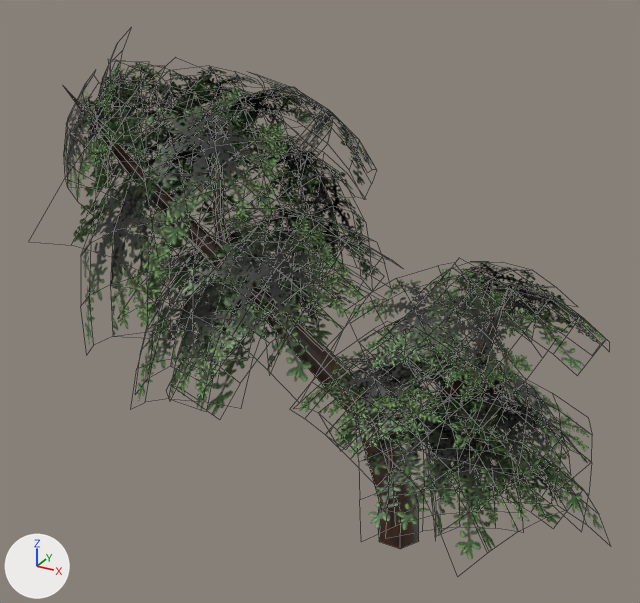
A saved change to the FBX model Assets/Models/Tree_01/Tree_01_Mid.fbx.
The view is the same before and after, from a camera (50 mm lens) standing at (3.49, -8.33, 7.12) and looking at (-1.03, -0.12, 3.02). The axes (+X, +Y, +Z) are drawn at lower left. The lights are the same throughout. Mesh edges are drawn as thin lines. Where no turn or scale is listed for an object, it has been applied to the vertices. Vertices at the same position are counted once.
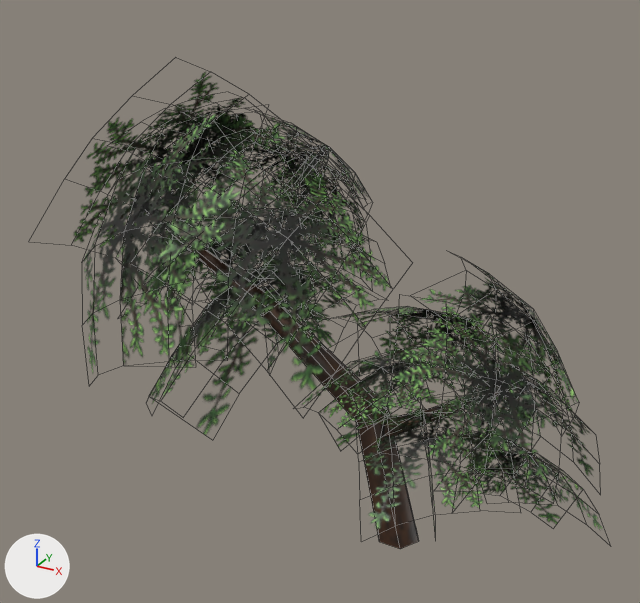
Changed parts and their boxes [x1, y1, x2, y2] in the pictures (640 x 603 px; the box of a moved part takes in the faces that stretch with it):
'polySurface106', reshaped (7% shorter): before [64, 45, 607, 559]; after [74, 72, 603, 549]
part 1 of me_mesh, moved or reshaped: before [82, 138, 203, 345]; after [84, 114, 240, 373]
part 2 of me_mesh, moved or reshaped: before [350, 269, 491, 370]; after [343, 306, 501, 374]
part 3 of me_mesh, moved or reshaped: before [432, 262, 566, 338]; after [421, 262, 578, 426]
part 4 of me_mesh, moved or reshaped: before [405, 332, 562, 463]; after [392, 304, 558, 501]
part 5 of me_mesh, moved or reshaped: before [468, 393, 578, 460]; after [443, 342, 593, 476]
part 6 of me_mesh, moved or reshaped: before [264, 79, 374, 185]; after [260, 113, 370, 214]
part 7 of me_mesh, moved or reshaped: before [170, 264, 328, 415]; after [150, 244, 347, 435]
part 8 of me_mesh, moved or reshaped: before [181, 206, 363, 381]; after [158, 150, 390, 391]
part 9 of me_mesh, deleted: before [64, 45, 607, 559]
part 10 of me_mesh, cut back: before [64, 87, 508, 549]; after [133, 198, 514, 549]

Diff of the bpy script that builds the scene:
```diff
--- a/Assets/Models/Tree_01/Tree_01_Mid.fbx.py
+++ b/Assets/Models/Tree_01/Tree_01_Mid.fbx.py
@@ me_mesh @@
 # used by ob_polysurface106; location = (0.0, 0.0, 0.0)
-me_mesh.from_pydata(...)  # 1113 vertices, 760 faces; spans x -4.38..2.56, y -2.15..1.99, z 0.0..5.93
+me_mesh.from_pydata(...)  # 566 vertices, 384 faces; spans x -4.17..2.56, y -2.14..1.93, z 0.0..5.73
+# me_mesh part 1: the loose piece of 30 vertices spanning x -4.19..-1.75, y -1.62..0.5, z 2.11..4.88 is scaled about its middle by 1.24, then moved by (0.31, 0.0, 0.0)
+# me_mesh part 2: the loose piece of 30 vertices spanning x -0.46..1.38, y -1.43..-0.01, z 2.78..3.75 is multiplied about its middle by the matrix ((0.863, 0.876, 0.451), (-0.792, 0.26, 1.011), (0.587, -0.939, 0.701)), then moved by (-0.16, 0.33, -0.32)
+# me_mesh part 3: the loose piece of 30 vertices spanning x 0.09..1.77, y -0.47..0.71, z 2.67..3.96 is multiplied about its middle by the matrix ((0.696, 1.393, 0.113), (-1.382, 0.679, 0.246), (0.183, -0.226, 1.435)), then moved by (0.21, -0.39, -0.29)
+# me_mesh part 4: the loose piece of 30 vertices spanning x -0.09..2.21, y -1.81..0.43, z 1.8..3.41 is multiplied about its middle by the matrix ((0.973, 0.199, 0.12), (-0.078, 0.765, -0.64), (-0.219, 0.613, 0.759))
+# me_mesh part 5: the loose piece of 30 vertices spanning x 0.32..2.03, y -0.75..1.05, z 1.18..2.26 is multiplied about its middle by the matrix ((1.289, -0.05, 0.001), (0.043, 1.115, 0.647), (-0.026, -0.647, 1.116)), then moved by (0.0, 0.0, 0.2)
+# me_mesh part 6: the loose piece of 30 vertices spanning x -2.56..-0.56, y -0.37..1.48, z 3.77..5.55 is moved by (0.0, -0.08, -0.37)
+# me_mesh part 7: the loose piece of 30 vertices spanning x -3.09..-0.9, y -1.63..1.15, z 1.27..3.4 is scaled about its middle by 1.26
+# me_mesh part 8: the loose piece of 30 vertices spanning x -2.52..-0.43, y -1.43..0.33, z 2.37..4.1 is multiplied about its middle by the matrix ((1.271, -0.11, 0.189), (0.102, 1.284, 0.062), (-0.193, -0.047, 1.275)), then moved by (0.0, 0.0, 0.31)
+# me_mesh part 9: 18 loose pieces with 523 vertices, spanning x -4.38..2.37, y -2.15..1.99, z 1.34..5.93, are deleted
+# me_mesh part 10
+# 26 vertices are removed from x -3.88..1.25, y -0.9..0.26, z 0.47..5.35
+# 42 faces are deleted
+# 2 vertices are added at (-3.44, -0.54, 4.09), (1.45, -0.44, 2.72)
+# 18 new faces join them
 me_mesh.materials.append(mat_lambert3)
```
